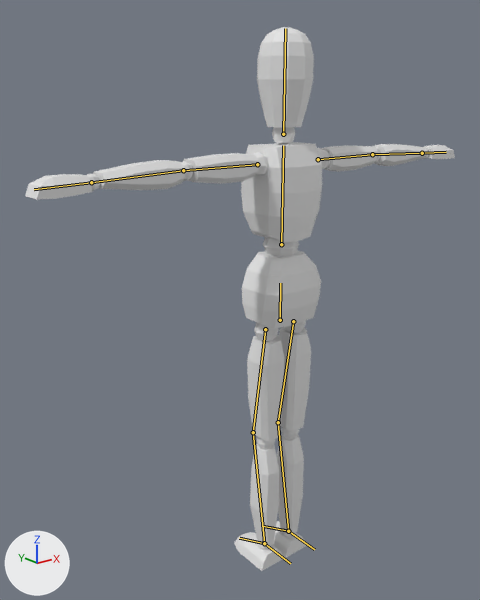
The FBX model Assets/Blender/Mannequin.fbx: old version first, new version second.
Before and after are seen from a camera (50 mm lens) standing at (-0.625, -0.686, 0.725) and looking at (-0.04, 0.045, 0.432). The lights are fixed; the arrows at lower left show +X, +Y and +Z. The first picture is the older version. The bones that change, and the others that lie on the model, are drawn over the model as lines.
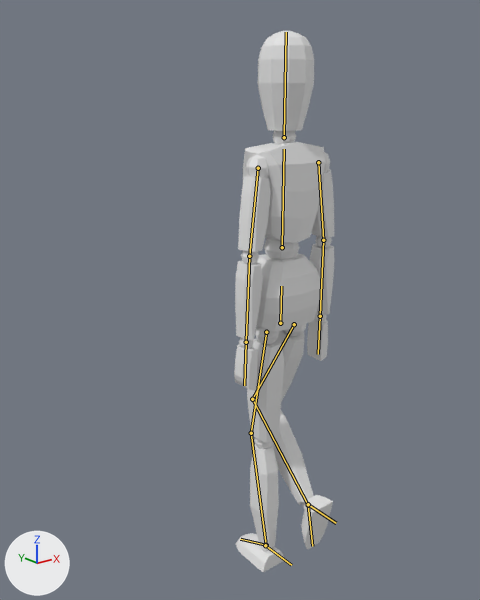
The newer file adds an action. The first version stands in its rest pose; the second is drawn at frame 7 of the action 'Armature|Walk Forwards'.

Changed parts and their boxes (x1, y1, x2, y2) in the pictures (480 x 600 px):
```json
{"object": "Cube", "change": "posed", "before": [25, 27, 455, 571], "after": [234, 31, 335, 572], "on screen": "76% narrower"}
{"bone": "Hip", "before": "(280, 320) to (280, 283)", "after": "(280, 323) to (281, 286)"}
{"bone": "Upper Arm.L", "before": "(257, 164) to (183, 170)", "after": "(258, 168) to (249, 256)"}
{"bone": "Lower Arm.L", "before": "(183, 170) to (91, 182)", "after": "(249, 256) to (246, 342)"}
{"bone": "Upper Arm.R", "before": "(318, 159) to (372, 154)", "after": "(318, 162) to (323, 240)"}
{"bone": "Lower Arm.R", "before": "(372, 154) to (422, 153)", "after": "(323, 240) to (320, 316)"}
{"bone": "Upper Leg.L", "before": "(265, 329) to (253, 432)", "after": "(266, 332) to (251, 433)"}
{"bone": "Lower Leg.L", "before": "(253, 432) to (264, 543)", "after": "(251, 433) to (266, 545)"}
{"bone": "Upper Leg.R", "before": "(293, 321) to (278, 422)", "after": "(294, 324) to (252, 399)"}
{"bone": "Lower Leg.R", "before": "(278, 422) to (288, 531)", "after": "(252, 399) to (308, 505)"}
{"bone": "Foot.R", "before": "(288, 531) to (262, 526)", "after": "(308, 505) to (312, 546)"}
```

Edits to the scene script, one JSON object a line:
```json
{"block": "bone_hip", "where": "bone_hip = bpy.data.objects['Armature'].pose.bones['Hip']"}
{"op": "set", "path": "bone_hip.location", "old": "(0.0, 0.0, 0.0)", "new": "(0.0, -0.01, -0.003)"}
{"block": "bone_upper_arm_l", "where": "bone_upper_arm_l = bpy.data.objects['Armature'].pose.bones['Upper Arm.L']  # child of 'Spine'"}
{"op": "set", "path": "bone_upper_arm_l.rotation_quaternion", "old": "(1.0, 0.0, 0.0, 0.0)", "new": "(0.762, -0.018, 0.021, -0.647)", "note": "degrees (0, 0, 0) -> degrees (-3, 1, -81)"}
{"block": "bone_lower_arm_l", "where": "bone_lower_arm_l = bpy.data.objects['Armature'].pose.bones['Lower Arm.L']  # child of 'Upper Arm.L'"}
{"op": "set", "path": "bone_lower_arm_l.rotation_quaternion", "old": "(1.0, 0.0, 0.0, 0.0)", "new": "(0.999, 0.032, -0.003, -0.044)", "note": "degrees (0, 0, 0) -> degrees (4, 0, -5)"}
{"block": "bone_upper_arm_r", "where": "bone_upper_arm_r = bpy.data.objects['Armature'].pose.bones['Upper Arm.R']  # child of 'Spine'"}
{"op": "set", "path": "bone_upper_arm_r.rotation_quaternion", "old": "(1.0, 0.0, 0.0, 0.0)", "new": "(0.762, 0.007, 0.008, 0.647)", "note": "degrees (0, 0, 0) -> degrees (1, 0, 81)"}
{"block": "bone_lower_arm_r", "where": "bone_lower_arm_r = bpy.data.objects['Armature'].pose.bones['Lower Arm.R']  # child of 'Upper Arm.R'"}
{"op": "set", "path": "bone_lower_arm_r.rotation_quaternion", "old": "(1.0, 0.0, 0.0, 0.0)", "new": "(0.999, 0.02, 0.002, 0.039)", "note": "degrees (0, 0, 0) -> degrees (2, 0, 5)"}
{"block": "bone_upper_leg_l", "where": "bone_upper_leg_l = bpy.data.objects['Armature'].pose.bones['Upper Leg.L']  # child of 'Hip'"}
{"op": "set", "path": "bone_upper_leg_l.rotation_quaternion", "old": "(1.0, 0.0, 0.0, 0.0)", "new": "(1.0, 0.019, 0.001, -0.002)", "note": "degrees (0, 0, 0) -> degrees (2, 0, 0)"}
{"block": "bone_lower_leg_l", "where": "bone_lower_leg_l = bpy.data.objects['Armature'].pose.bones['Lower Leg.L']  # child of 'Upper Leg.L'"}
{"op": "set", "path": "bone_lower_leg_l.rotation_quaternion", "old": "(1.0, 0.0, 0.0, 0.0)", "new": "(0.999, -0.042, 0.0, 0.001)", "note": "degrees (0, 0, 0) -> degrees (-5, 0, 0)"}
{"block": "bone_upper_leg_r", "where": "bone_upper_leg_r = bpy.data.objects['Armature'].pose.bones['Upper Leg.R']  # child of 'Hip'"}
{"op": "set", "path": "bone_upper_leg_r.rotation_quaternion", "old": "(1.0, 0.0, 0.0, 0.0)", "new": "(0.983, 0.186, 0.0, 0.006)", "note": "degrees (0, 0, 0) -> degrees (21, 0, 1)"}
{"block": "bone_lower_leg_r", "where": "bone_lower_leg_r = bpy.data.objects['Armature'].pose.bones['Lower Leg.R']  # child of 'Upper Leg.R'"}
{"op": "set", "path": "bone_lower_leg_r.rotation_quaternion", "old": "(1.0, 0.0, 0.0, 0.0)", "new": "(0.875, -0.484, 0.0, -0.011)", "note": "degrees (0, 0, 0) -> degrees (-58, -1, -1)"}
{"block": "bone_foot_r", "where": "bone_foot_r = bpy.data.objects['Armature'].pose.bones['Foot.R']  # child of 'Lower Leg.R'"}
{"op": "set", "path": "bone_foot_r.rotation_quaternion", "old": "(1.0, 0.0, 0.0, 0.0)", "new": "(0.935, -0.355, -0.001, 0.004)", "note": "degrees (0, 0, 0) -> degrees (-42, 0, 0)"}
```
